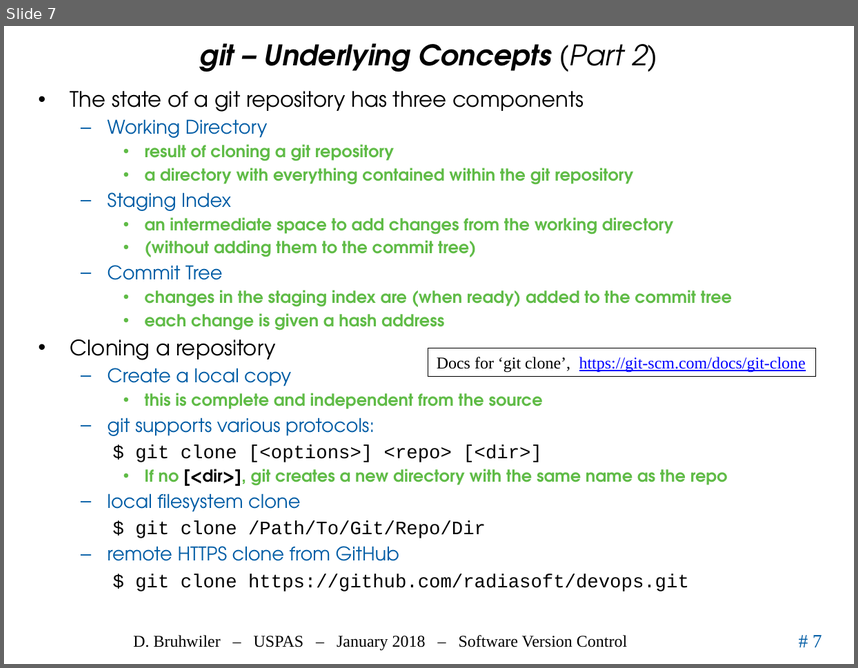
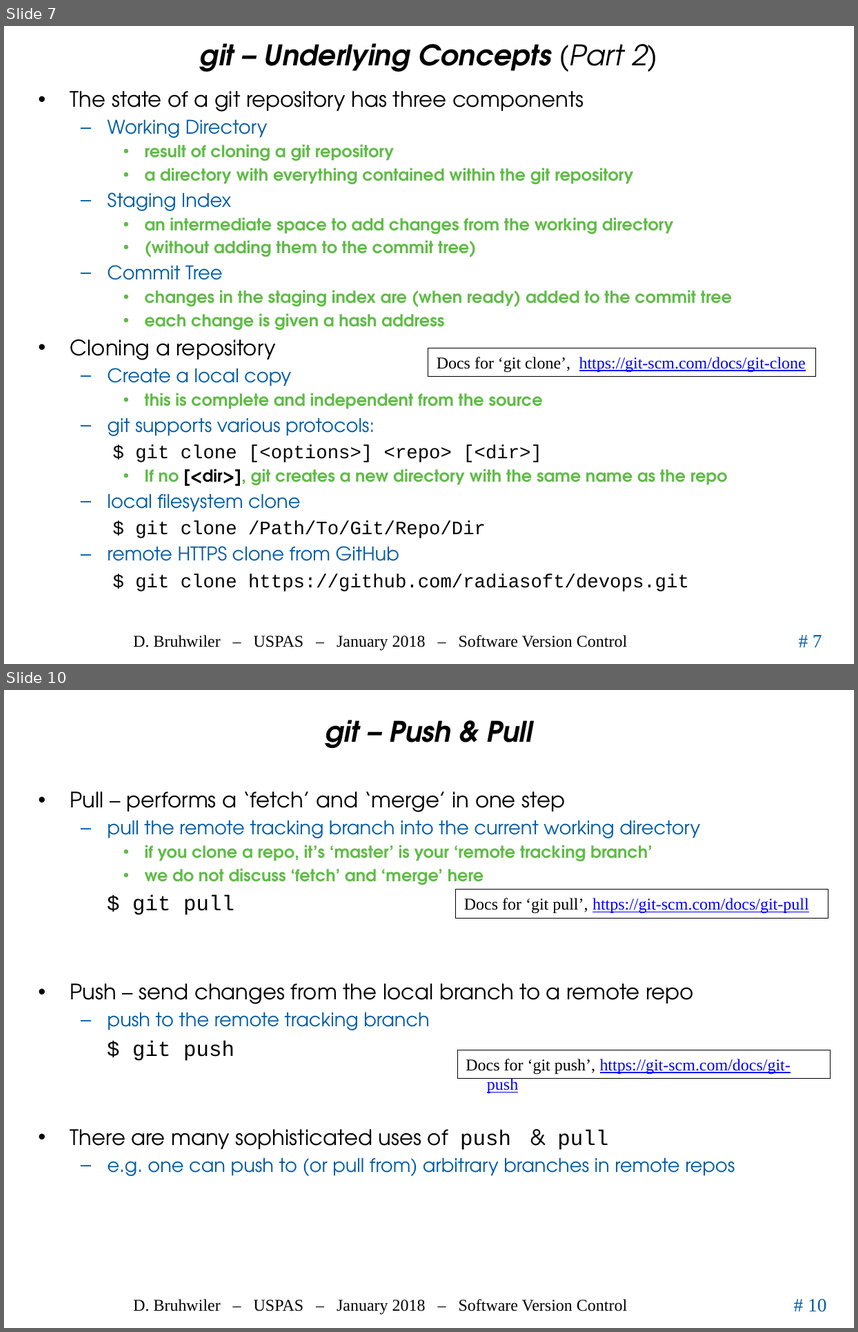
Before and after one commit to uspas/simbeamplasma18, a slide deck: software_version_control/02_VersionCont.pptx. Shown one above the other, each under a label of ours: slide 7 before the commit, slides 7 and 10 after it; the slides between them are not shown. The pictures are 858x668 and 858x1332 pixels, drawn with LibreOffice and Linux fonts; fonts in the diff are those of the drawing; background and template pictures are left out. Boxes give left, top, right and bottom in pixels: in the first picture for what was removed or moved away, otherwise in the second. Text is boxed around its words. In the diff, an @@ line names an element or a change of style, - is before the commit and + after.

```diff
--- a/software_version_control/02_VersionCont.pptx
+++ b/software_version_control/02_VersionCont.pptx
@@ slide 10 added at [4,690,854,1328], background #FFFFFF; not listed: 3 template elements that a slide beside it also shows @@
@@ title added at [325,720,533,748], 24 pt, text #000000, bold, italic @@
+git – Push & Pull
@@ text added at [70,791,735,1176], 16 pt, text #005CA5 @@
+• Pull – performs a ‘fetch’ and ‘merge’ in one step
+  – pull the remote tracking branch into the current working directory
+    • if you clone a repo, it’s ‘master’ is your ‘remote tracking branch’
+    • we do not discuss ‘fetch’ and ‘merge’ here
+$ git pull
+• Push – send changes from the local branch to a remote repo
+  – push to the remote tracking branch
+$ git push
+• There are many sophisticated uses of push & pull
+  – e.g. one can push to (or pull from) arbitrary branches in remote repos
@@ rectangle added at [455,889,828,918], outline #000000 0.75 pt, 14 pt, text #0000FF, underline @@
+Docs for ‘git pull’, https://git-scm.com/docs/git-pull
@@ rectangle added at [457,1049,829,1078], outline #000000 0.75 pt, 14 pt, text #0000FF, underline @@
+Docs for ‘git push’, https://git-scm.com/docs/git-push
```
Also in this commit, not shown: 6 slides changed, 6 other slides added, 2 slides removed, 2 other files.
